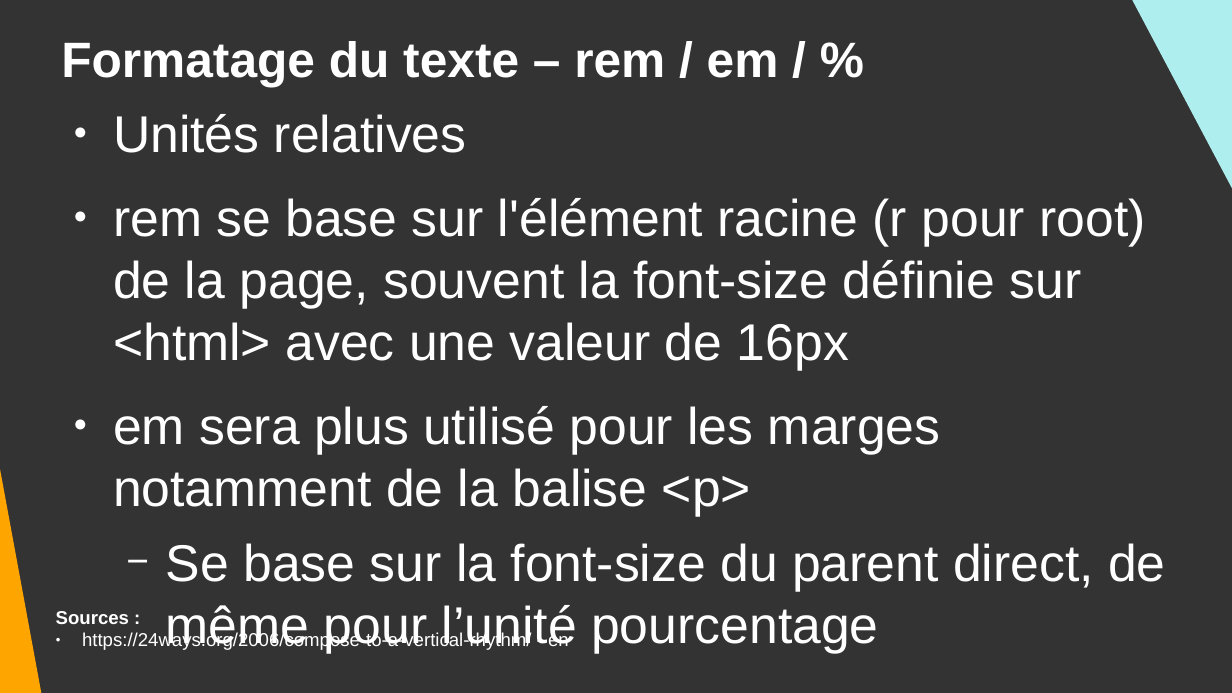
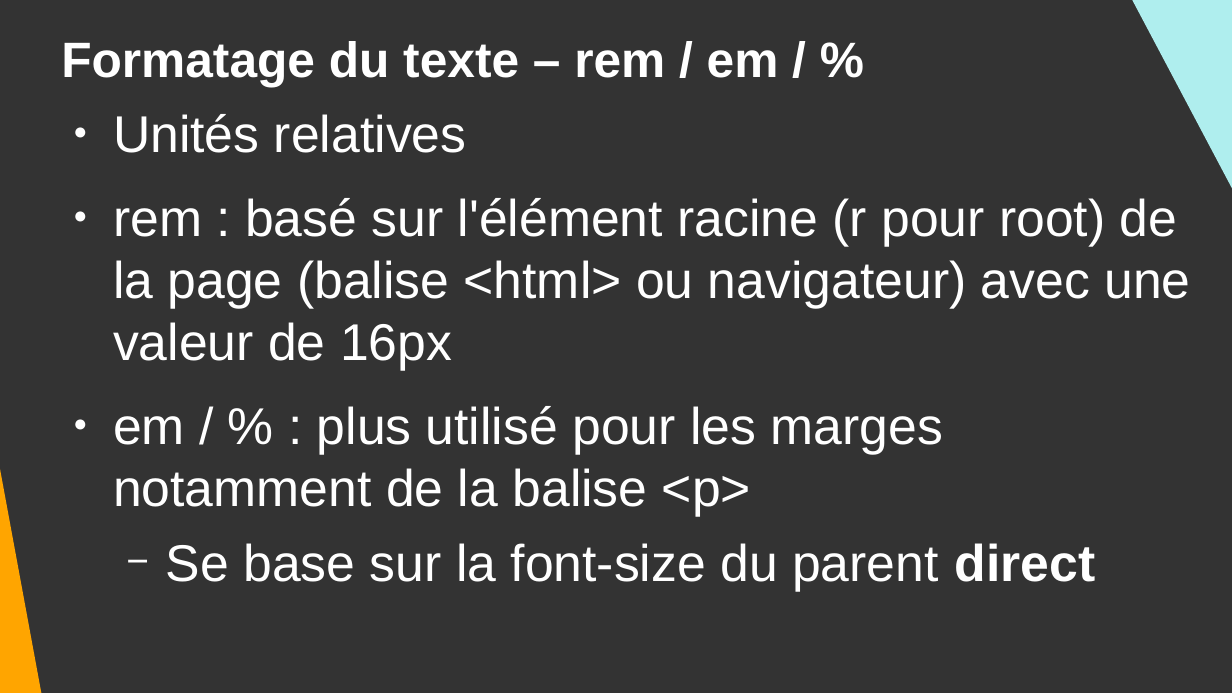
Before and after one commit to DanYellow/cours, a slide deck: slide 22 of integration-web-s1/travaux-pratiques/numero-4/presentation.odp. Drawn at 1232x693 pixels with LibreOffice and Linux fonts; fonts in the diff are those of the drawing. Boxes give left, top, right and bottom in pixels: in the first picture for what was removed or moved away, otherwise in the second. Text is boxed around its words. In the diff, an @@ line names an element or a change of style, - is before the commit and + after.

```diff
--- a/integration-web-s1/travaux-pratiques/numero-4/presentation.odp
+++ b/integration-web-s1/travaux-pratiques/numero-4/presentation.odp
@@ text at (113, 198, 1190, 592): text changed @@
-● rem se base sur l'élément racine (r pour root) de la page, souvent la font-size définie sur <html> avec une valeur de 16px
-● em sera plus utilisé pour les marges notamment de la balise <p>
-  − Se base sur la font-size du parent direct, de même pour l’unité pourcentage
+● rem : basé sur l'élément racine (r pour root) de la page (balise <html> ou navigateur) avec une valeur de 16px
+● em / % : plus utilisé pour les marges notamment de la balise <p>
+  − Se base sur la font-size du parent direct
@@ text removed at (56, 611, 569, 651) @@
-Sources :
-● https://24ways.org/2006/compose-to-a-vertical-rhythm/ - en
```
Also in this commit, not shown: 29 other slides changed, 1 slide added, 13 other files.
